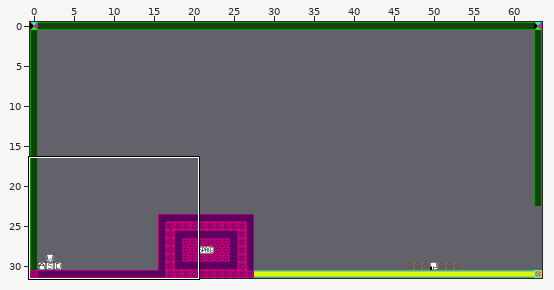
An edit to a level. Tiled map, lvl1.tmx. Above, an overview of the earlier version with the close-up marked.
Close-up. The starting point:
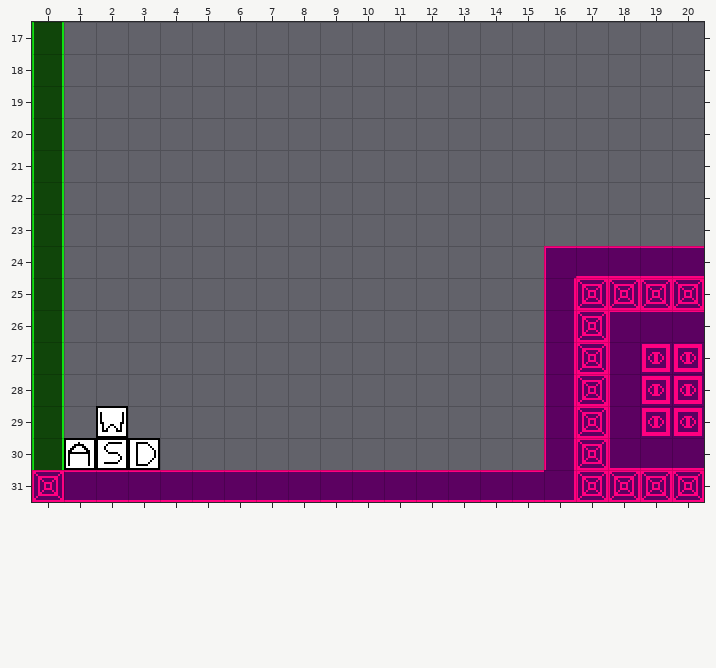
Cells are 16x16 px. Shown: x 0..20, y 17..31. The commit also changed other parts of the map, which this record leaves out.
The same view after the edit:
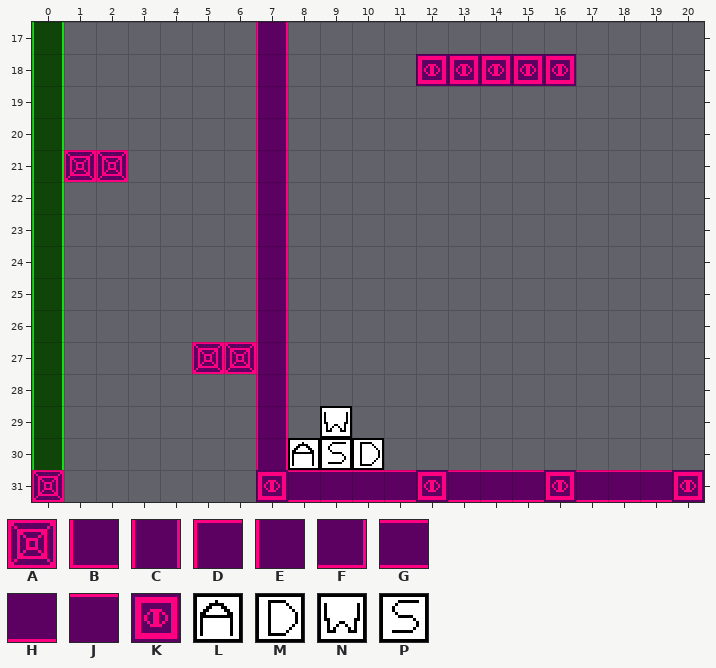
Key: from "Tiles": A 0, B 3, C 5, D 6, E 7, F 9, G 10, H 11, J 14, K 15, L 400, M 401, N 402, P 403.
_ is an empty cell.
Tiles of an added or newly shown layer are drawn over the layers below it.
From old to new:
{"where": "layer \"Tile Layer 1\""}
{"y":17,"x":7,"old":"_","new":"C"}
{"y":18,"x":7,"old":"_","new":"C"}
{"y":19,"x":7,"old":"_","new":"C"}
{"y":20,"x":7,"old":"_","new":"C"}
{"y":21,"x":1,"old":"__","new":"AA"}
{"y":21,"x":7,"old":"_","new":"C"}
{"y":22,"x":7,"old":"_","new":"C"}
{"y":23,"x":7,"old":"_","new":"C"}
{"y":24,"x":7,"old":"_","new":"C"}
{"y":24,"x":16,"old":"DGGGG","new":"_____"}
{"y":25,"x":7,"old":"_","new":"C"}
{"y":25,"x":16,"old":"CAAAA","new":"_____"}
{"y":26,"x":7,"old":"_","new":"C"}
{"y":26,"x":16,"old":"CADJJ","new":"_____"}
{"y":27,"x":5,"old":"___","new":"AAC"}
{"y":27,"x":16,"old":"CAEKK","new":"_____"}
{"y":28,"x":7,"old":"_","new":"C"}
{"y":28,"x":16,"old":"CAEKK","new":"_____"}
{"y":29,"x":2,"old":"N","new":"_"}
{"y":29,"x":7,"old":"_","new":"C"}
{"y":29,"x":9,"old":"_","new":"N"}
{"y":29,"x":16,"old":"CAEKK","new":"_____"}
{"y":30,"x":1,"old":"LPM","new":"___"}
{"y":30,"x":7,"old":"____","new":"CLPM"}
{"y":30,"x":16,"old":"CABHH","new":"_____"}
{"y":31,"x":1,"old":"GGGGGGG","new":"______K"}
{"y":31,"x":12,"old":"G","new":"K"}
{"y":31,"x":16,"old":"FAAAA","new":"KGGGK"}
{"where": "layer \"cosmetic\" (added)"}
{"y":18,"x":12,"old":"_____","new":"KKKKK"}
{"label":"changed","picture_box":[64,22,384,502]}
{"label":"added","picture_box":[416,54,576,86]}
{"label":"changed","picture_box":[544,246,704,502]}
{"label":"changed","picture_box":[416,470,448,502]}
